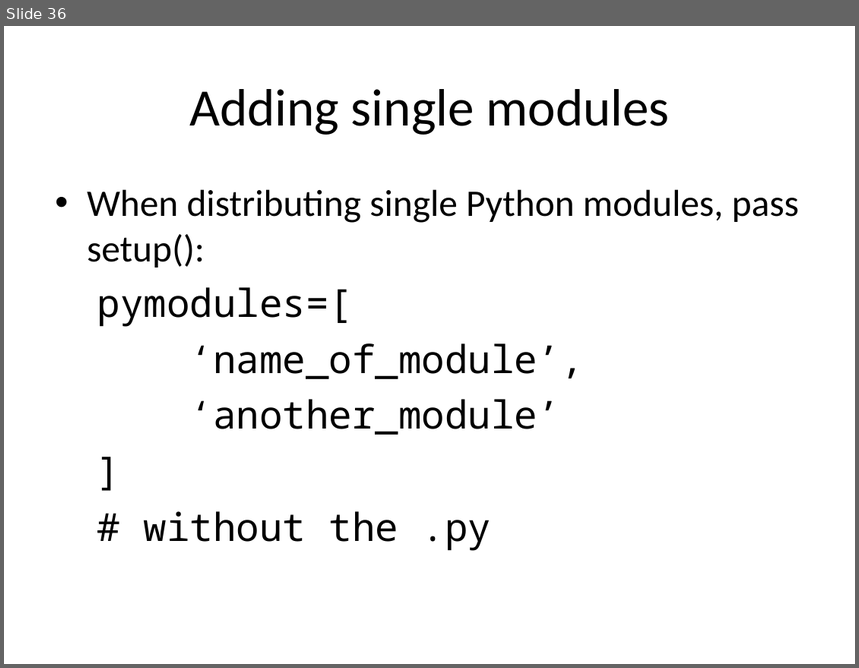
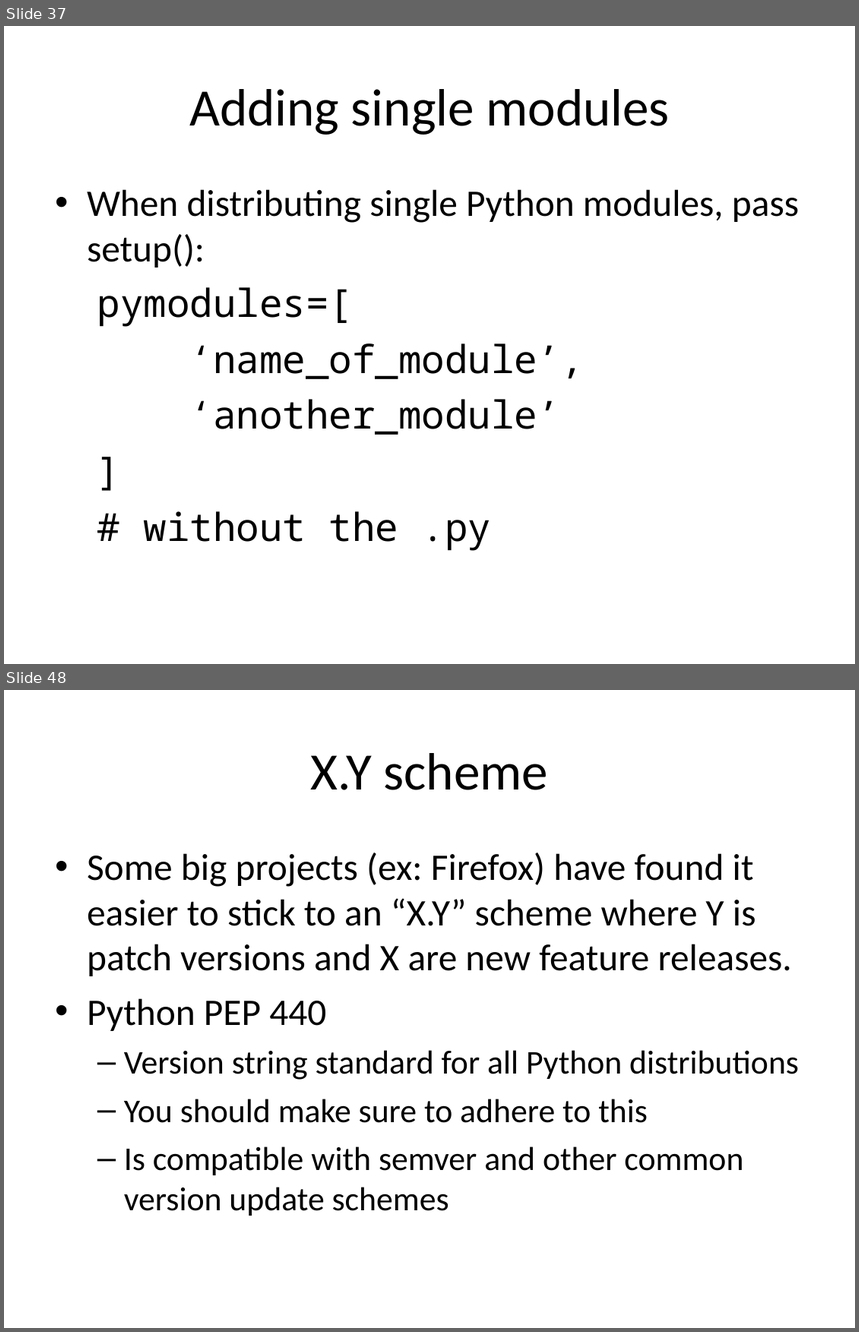
Before and after one commit to embray/pyastro-packaging-tutorial, a slide deck: packaging.ppt. Shown one above the other, each under a label of ours: slide 36 before the commit, slides 37 and 48 after it; the slides between them are not shown. The pictures are 859x668 and 859x1332 pixels, drawn with LibreOffice and Linux fonts; fonts in the diff are those of the drawing. Boxes give left, top, right and bottom in pixels: in the first picture for what was removed or moved away, otherwise in the second. Text is boxed around its words. In the diff, an @@ line names an element or a change of style, - is before the commit and + after.

```diff
--- a/packaging.ppt
+++ b/packaging.ppt
@@ slide 48 added at (4, 690, 855, 1328), background #FFFFFF @@
@@ title added at (311, 753, 548, 790), 49 pt, text #000000 @@
+X.Y scheme
@@ text added at (87, 853, 799, 1216), 31 pt, text #000000 @@
+• Some big projects (ex: Firefox) have found it easier to stick to an “X.Y” scheme where Y is patch versions and X are new feature releases.
+• Python PEP 440
+  – Version string standard for all Python distributions
+  – You should make sure to adhere to this
+  – Is compatible with semver and other common version update schemes
@@ what was slide 36 is now slide 37 @@
```
Also in this commit, not shown: 1 slide changed, 25 other slides added.
